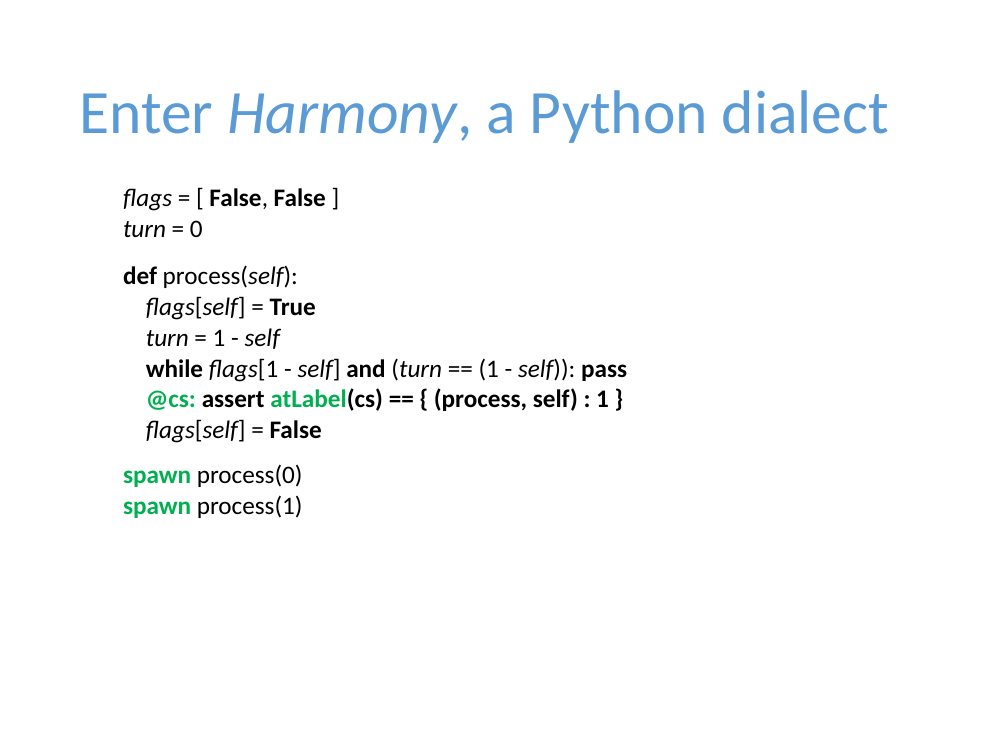
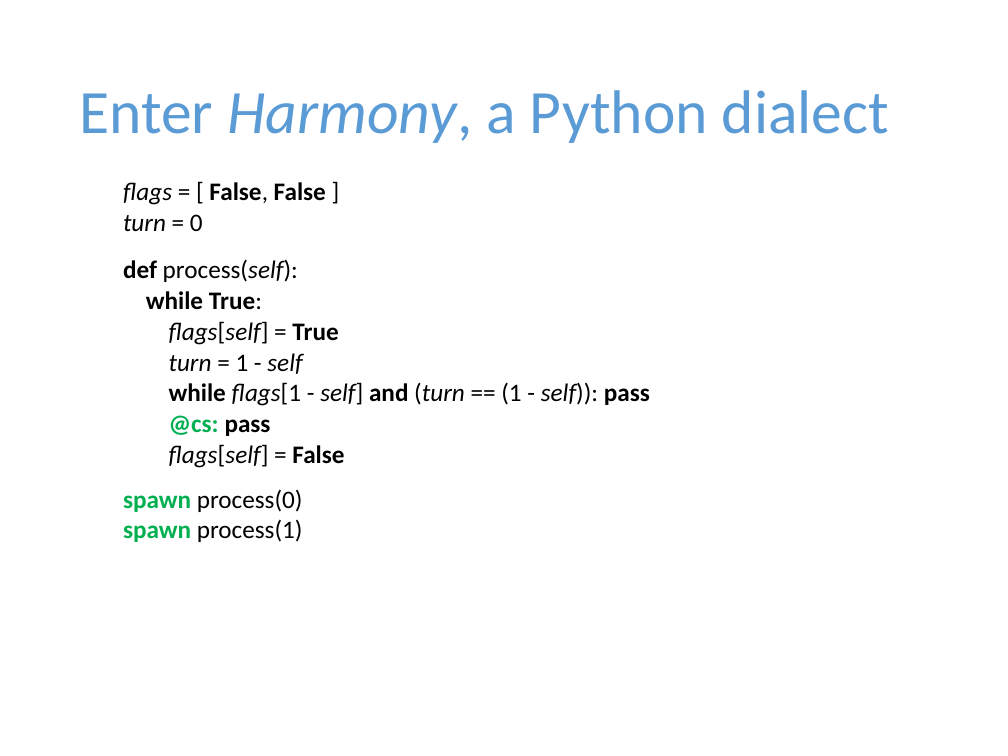
Before and after one commit to harmonylang/harmony, a slide deck: slide 6 of Harmony.pptx. Drawn at 1008x756 pixels with LibreOffice and Linux fonts; fonts in the diff are those of the drawing. Boxes give left, top, right and bottom in pixels: in the first picture for what was removed or moved away, otherwise in the second. Text is boxed around its words. In the diff, an @@ line names an element or a change of style, - is before the commit and + after.

Commit message:
Latest

```diff
--- a/Harmony.pptx
+++ b/Harmony.pptx
@@ table at (x1=113, y1=171, x2=908, y2=585) @@
-row 1, column 1: flags = [ False, False ] / turn = 0 / def process(self): / flags[self] = True / turn = 1 - self / while flags[1 - self] and (turn == (1 - self)): pass / @cs: assert atLabel(cs) == { (process, self) : 1 } / flags[self] = False / spawn process(0) / spawn process(1)
+row 1, column 1: flags = [ False, False ] / turn = 0 / def process(self): / while True: / flags[self] = True / turn = 1 - self / while flags[1 - self] and (turn == (1 - self)): pass / @cs: pass / flags[self] = False / spawn process(0) / spawn process(1)
```
Also in this commit, not shown: 1 other slide changed.
